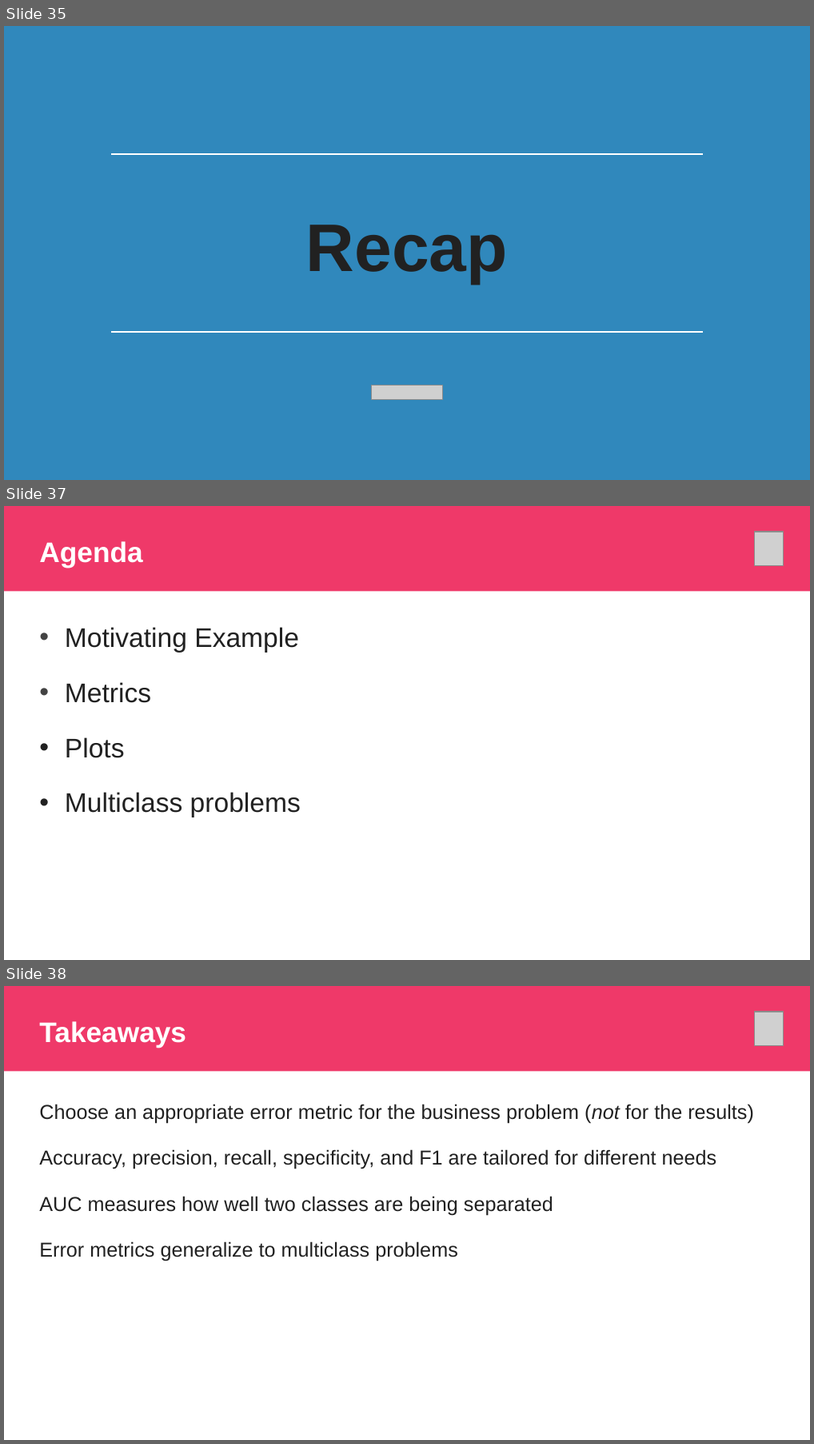
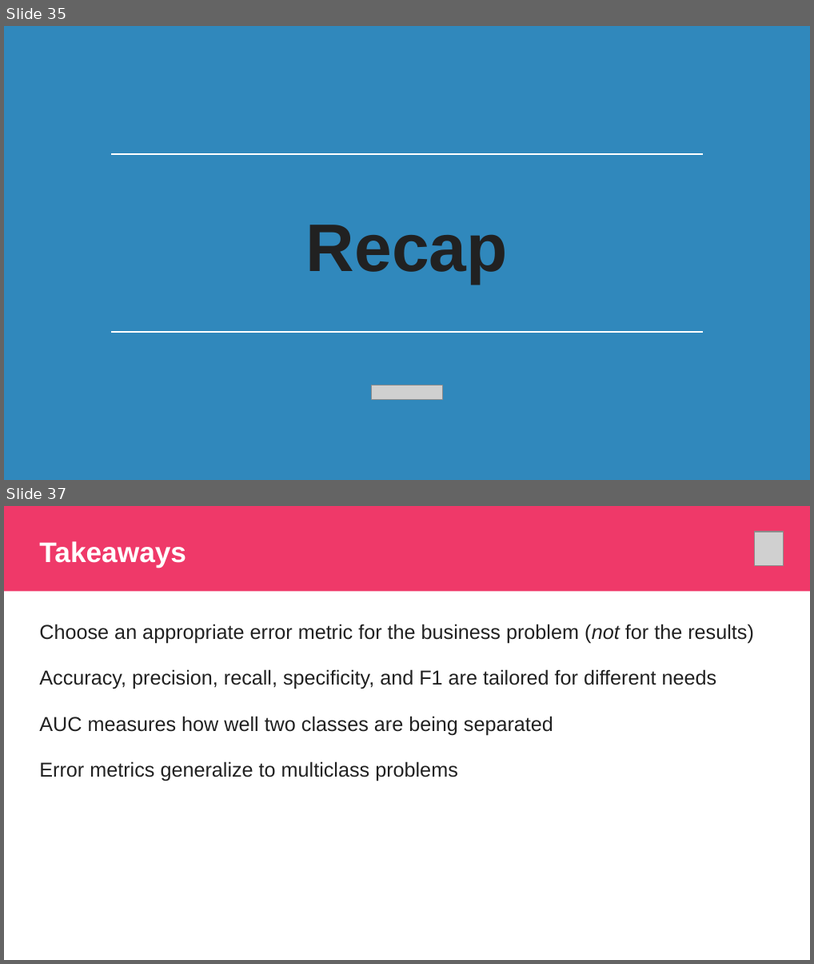
Before and after one commit to javediahmed/misc, a slide deck: Classification_Error_Metrics.pptx. Shown one above the other, each under a label of ours: slides 35, 37 and 38 before the commit, slides 35 and 37 after it; the slides between them are not shown. The pictures are 814x1444 and 814x964 pixels, drawn with LibreOffice and Linux fonts; fonts in the diff are those of the drawing; grey boxes stand for pictures; background and template pictures are left out. Boxes give left, top, right and bottom in pixels: in the first picture for what was removed or moved away, otherwise in the second. Text is boxed around its words. In the diff, an @@ line names an element or a change of style, - is before the commit and + after.

```diff
--- a/Classification_Error_Metrics.pptx
+++ b/Classification_Error_Metrics.pptx
@@ slide 37 removed at [4, 506, 810, 960], background #FFFFFF; not listed: 1 template element that a slide beside it also shows @@
@@ title removed at [39, 541, 142, 568] @@
-Agenda
@@ picture removed at [754, 532, 784, 566] @@
@@ text removed at [65, 627, 301, 817] @@
-• Motivating Example
-• Metrics
-      • Plots
-      • Multiclass problems
@@ what was slide 38 is now slide 37 @@
```
Also in this commit, not shown: 10 slides changed.
